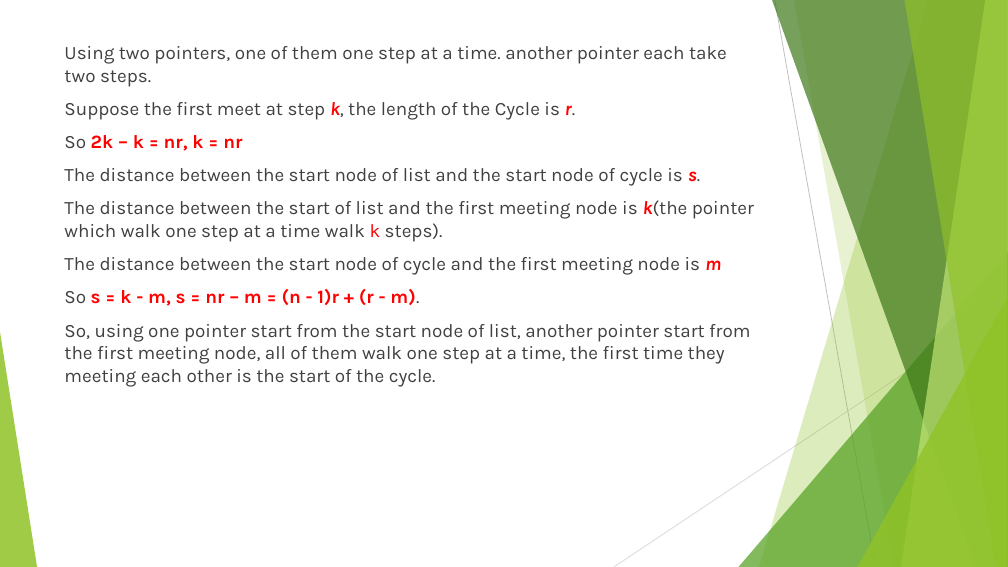
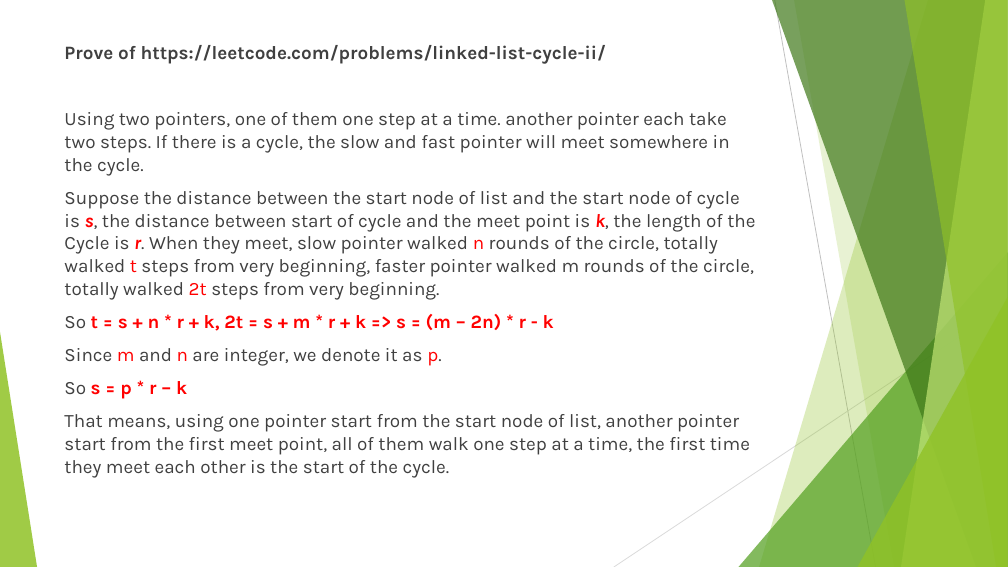
Before and after one commit to shawnchris/studygroup, a slide deck: slide 3 of Shawn/Week05-20160430/Week05.pptx (slide 4 before the commit). Drawn at 1008x567 pixels with LibreOffice and Linux fonts; fonts in the diff are those of the drawing. Boxes give left, top, right and bottom in pixels: in the first picture for what was removed or moved away, otherwise in the second. Text is boxed around its words. In the diff, an @@ line names an element or a change of style, - is before the commit and + after.

Commit message:
Update slides

```diff
--- a/Shawn/Week05-20160430/Week05.pptx
+++ b/Shawn/Week05-20160430/Week05.pptx
@@ text at [64, 45, 755, 478]: text changed @@
-Using two pointers, one of them one step at a time. another pointer each take two steps.
-Suppose the first meet at step k, the length of the Cycle is r.
-So 2k – k = nr, k = nr
-The distance between the start node of list and the start node of cycle is s.
-The distance between the start of list and the first meeting node is k(the pointer which walk one step at a time walk k steps).
-The distance between the start node of cycle and the first meeting node is m
-So s = k - m, s = nr – m = (n - 1)r + (r - m).
-So, using one pointer start from the start node of list, another pointer start from the first meeting node, all of them walk one step at a time, the first time they meeting each other is the start of the cycle.
+Prove of https://leetcode.com/problems/linked-list-cycle-ii/
+Using two pointers, one of them one step at a time. another pointer each take two steps. If there is a cycle, the slow and fast pointer will meet somewhere in the cycle.
+Suppose the distance between the start node of list and the start node of cycle is s, the distance between start of cycle and the meet point is k, the length of the Cycle is r. When they meet, slow pointer walked n rounds of the circle, totally walked t steps from very beginning, faster pointer walked m rounds of the circle, totally walked 2t steps from very beginning.
+So t = s + n * r + k, 2t = s + m * r + k => s = (m – 2n) * r - k
+Since m and n are integer, we denote it as p.
+So s = p * r – k
+That means, using one pointer start from the start node of list, another pointer start from the first meet point, all of them walk one step at a time, the first time they meet each other is the start of the cycle.
```
Also in this commit, not shown: 1 slide removed.
